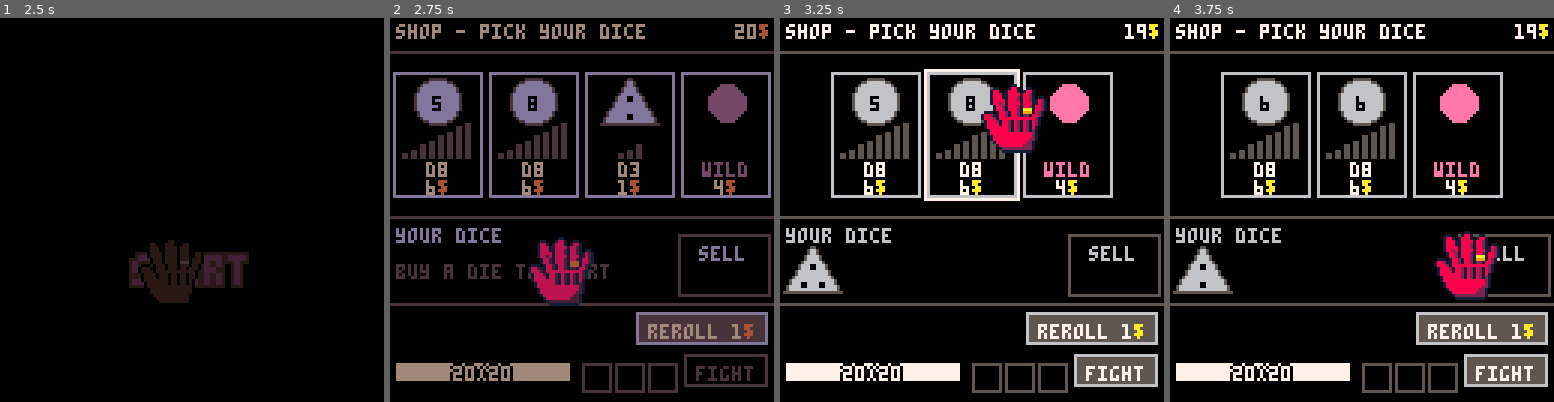
Above: before the commit, frames 1-4 (left to right).
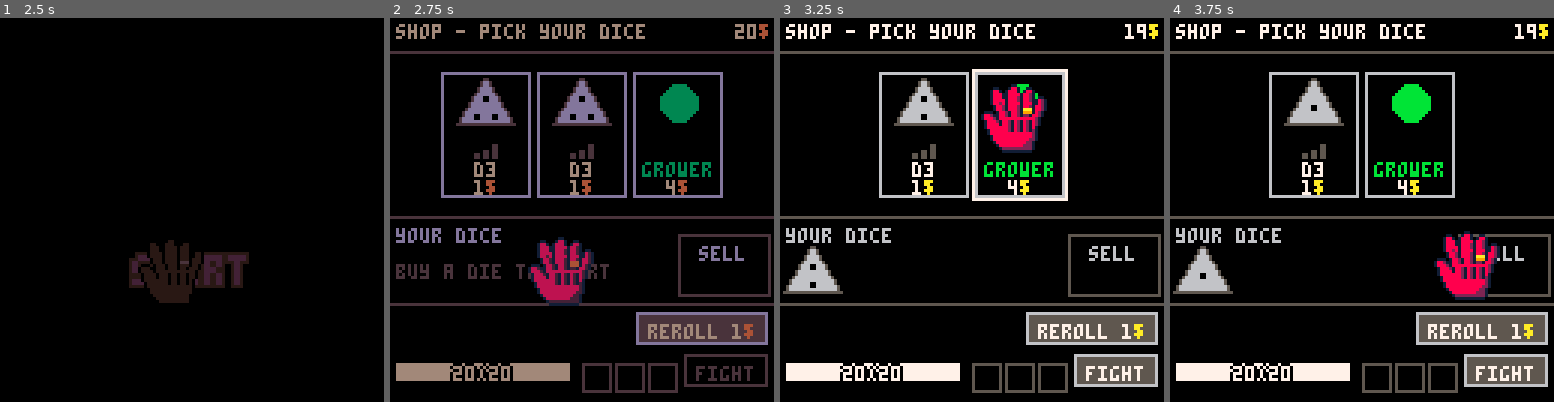
Above: after the commit, the same moments.

Repository: mauro-vb/dice-city
Game: PICO-8 cartridge cart.p8
The game is run twice, just before and just after one commit, with the same random seed, the same clock (stepped at 60 frames per second) and the same inputs.
Inputs (mouse positions are in pixels of both pictures, inside the frame that each line leads up to):
- Up to frame 1 (2.5 s): tap X (X key) at 0.33, 1.07, 1.85 s; click (280, 121) at 0.67 s; tap O (Z key) at 0.7, 1.7, 2.1 s; click (46, 267) at 1.22 s; hold Right 1.6-2.1 s; click (107, 114) at 1.77 s; hold Up 2.15-2.42 s; click (172, 259) at 2.32 s; hold Right from 2.47 s (still down)
- Up to frame 2 (2.75 s): keep holding Right; tap O (Z key) at 2.5 s
- Up to frame 3 (3.25 s): click (1014, 106) at 2.87 s; tap O (Z key) at 2.9 s; tap X (X key) at 2.97 s; release Right at 3.03 s; hold Left from 3.08 s (still down)
- Up to frame 4 (3.75 s): tap O (Z key) at 3.3, 3.7 s; click (1465, 256) at 3.42 s; release Left at 3.58 s; hold Down from 3.63 s (still down)

Frame 1 is identical in both runs. In frame 2, 12% of the frame differs, in the area x 0-100%, y 14-47%; in frame 3, 9.1%; in frame 4, 9.5%.

Commit message:
Shop by stage, $1 rerolls, dice tiers; comment-free test carts
- Shop 1: 2 dice + 1 enchantment; shop 2: 1 die + 2 items; then 1 die
  + 3 items. Plain dice at first, + dice from stage 2, ++ from stage 3
  (dice_kinds ordered by tier). Shop reroll always costs 1
- Tests for the new offers; reroll test expects 1
- build.py: test carts include one comment-free copy of the game, so
  they stay under the 65535-character code limit
- balance.py: same shop rules, $1 rerolls (bot stops after 3), stage 5
  is the elder (was still the old card sharp), drunk renamed

Diff:
--- a/src/defs/dice.p8.lua
+++ b/src/defs/dice.p8.lua
@@ -6,4 +6,4 @@
 -- prices (see tools/balance.py): 2 coins per point of average above 1.5,
 -- since an unused die pays its roll back every won fight
 defs("id,name,faces,price", "d3,d3,1;2;3,1|d3p,d3+,2;3;4,3|d3pp,d3++,3;4;5,5|d6,d6,1;2;3;4;5;6,4|d6p,d6+,2;3;4;5;6;7,6|d6pp,d6++,3;4;5;6;7;8,8|d8,d8,1;2;3;4;5;6;7;8,6|d8p,d8+,2;3;4;5;6;7;8;9,8|d8pp,d8++,3;4;5;6;7;8;9;10,10")
-dice_kinds = names"d3,d3p,d3pp,d6,d6p,d6pp,d8,d8p,d8pp"
+dice_kinds = names"d3,d6,d8,d3p,d6p,d8p,d3pp,d6pp,d8pp"
--- a/src/defs/shop_items.p8.lua
+++ b/src/defs/shop_items.p8.lua
@@ -15,3 +15,4 @@
 -- an empty inv field would be "" (true)
 defs("id,name,price,info,lvl", "lvlup,lv up,6,+1 all base stats,1|lvlup1,lv up+,9,+2 all base stats,2|lvlup2,lv up++,12,+3 all base stats,3")
 item_kinds = names"potion,bomb,token,double,rig,greedy,grower,wild,glass,lvlup,lvlup1,lvlup2"
+ench_kinds = names"greedy,grower,wild,glass"
--- a/src/logic/economy.p8.lua
+++ b/src/logic/economy.p8.lua
@@ -1,11 +1,9 @@
--- 4 offers, dice first: the opening shop is 3 dice + 1 item (you start with
--- none), later shops a coin flip between 2 + 2 and 1 + 3, so a reroll can
--- also bring the die you're after. every kind is equally likely, offers can
--- repeat
+-- shop 1: 2 dice + 1 ench, shop 2: 1 die + 2 items, then 1 + 3. dice by
+-- tier: + from stage 2, ++ from 3. offers can repeat
 function gen_offers()
-	local offers, n = {}, run.stage_i == 0 and 3 or rnd{1, 2}
-	for i = 1, 4 do
-		add(offers, rnd(i <= n and dice_kinds or item_kinds))
+	local s, offers = run.stage_i, {}
+	for i = 1, s < 2 and 3 or 4 do
+		add(offers, i <= (s < 1 and 2 or 1) and dice_kinds[flr(rnd(min(9, max(3, 3 * s)))) + 1] or rnd(s < 1 and ench_kinds or item_kinds))
 	end
 	return offers
 end
--- a/src/scenes/shop.p8.lua
+++ b/src/scenes/shop.p8.lua
@@ -106,7 +106,6 @@
 			on_press = function()
 				if not run:spend(reroll_cost) then return end
 				offers = gen_offers()
-				reroll_cost += 1
 				build(_ENV)
 			end,
 			enabled = function() return run.coins >= reroll_cost end,
--- a/tests/test_loop.lua
+++ b/tests/test_loop.lua
@@ -85,12 +85,12 @@
 	check(#run.bag == 1 and run.coins < 20 and shop.fight_btn:is_on(), "bought")
 end)
 
-test("shop reroll: new offers, price goes up", function()
+test("shop reroll: new offers, always 1", function()
 	start_run()
 	local before = shop.offers
 	click(shop.reroll_btn)
-	check(shop.offers != before and #shop.offers == 4, "new offers")
-	check(run.coins == 19 and shop.reroll_cost == 2, "paid 1, next costs 2")
+	check(shop.offers != before and #shop.offers == 3, "new offers")
+	check(run.coins == 19 and shop.reroll_cost == 1, "paid 1, next still 1")
 end)
 
 test("drag between slots and back to the bag", function()
--- a/tests/test_shop.lua
+++ b/tests/test_shop.lua
@@ -89,15 +89,43 @@
 	check(leftover_coins(run:unused()) == 4)
 end)
 
-test("opening shop: 3 dice + 1 item, later 1-2 dice then items", function()
+-- dice tier: 0 plain, 1 = +, 2 = ++ (by name)
+function dice_tier(k)
+	local n = 0
+	for i = 1, #k.name do
+		if sub(k.name, i, i) == "+" then n += 1 end
+	end
+	return n
+end
+
+test("shop 1: 2 plain dice + 1 enchantment; shop 2: 1 die + 2 items", function()
 	new_run(3)
-	local o = gen_offers()
-	check(#o == 4 and o[3].faces and not o[4].faces, "3 + 1")
-	run.stage_i = 2
 	for i = 1, 20 do
-		o = gen_offers()
-		check(o[1].faces and not o[3].faces and not o[4].faces, "dice first")
-	end
+		local o = gen_offers()
+		check(#o == 3 and o[1].faces and o[2].faces and o[3].col, "2 + ench")
+		check(dice_tier(o[1]) == 0 and dice_tier(o[2]) == 0, "plain dice only")
+	end
+	run.stage_i = 1
+	for i = 1, 20 do
+		local o = gen_offers()
+		check(#o == 3 and o[1].faces and not o[2].faces and not o[3].faces, "1 + 2")
+		check(dice_tier(o[1]) == 0, "plain die only")
+	end
+end)
+
+test("from shop 3: 1 die + 3 items; + dice from stage 2, ++ from 3", function()
+	new_run(3)
+	local top = {}
+	for s = 2, 5 do
+		run.stage_i = s
+		top[s] = 0
+		for i = 1, 60 do
+			local o = gen_offers()
+			check(#o == 4 and o[1].faces and not o[2].faces and not o[4].faces, "1 + 3")
+			top[s] = max(top[s], dice_tier(o[1]))
+		end
+	end
+	check(top[2] == 1 and top[3] == 2 and top[5] == 2, "tiers "..top[2]..top[3]..top[5])
 end)
 
 test("greedy: unused it pays double its roll", function()
Not shown, changed: build.py
Not shown, changed: tools/balance.py
